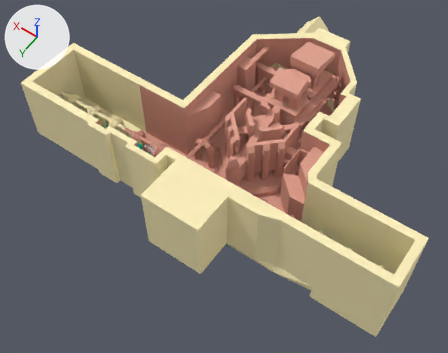
What one commit did to the Blender file assets/lvl/Despina.blend.
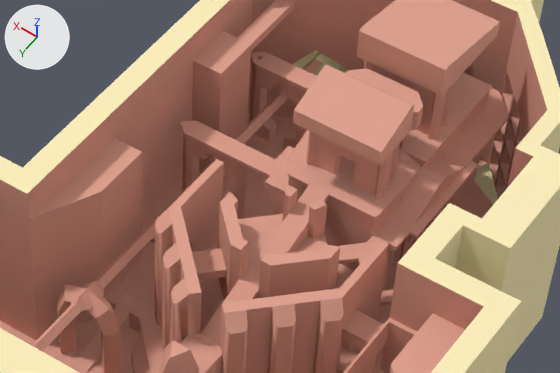
Old and new are each drawn whole from a 50 mm lens placed at (-125.0, 246.0, 302.0), pointed at (18.0, 47.0, -11.0) and again close up on the part from 39% to 79% of the width and 13% to 47% of the height. The axes (+X, +Y, +Z) are drawn at upper left. The lights are the same throughout.
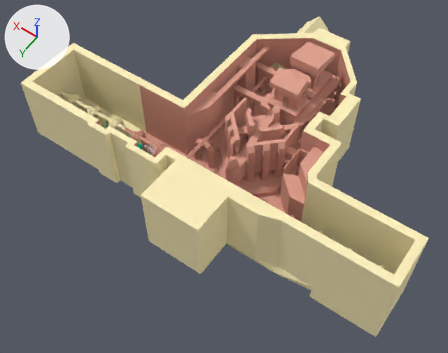
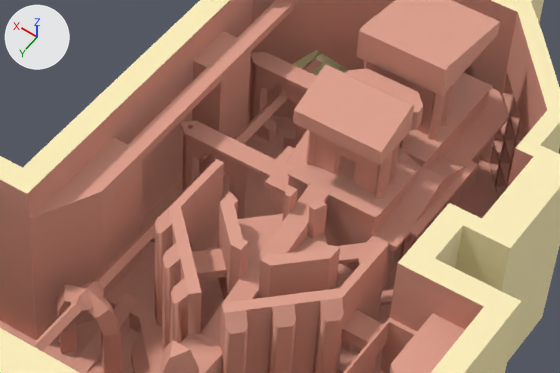
Changed parts and their boxes [x1, y1, x2, y2] in the close-ups (560 x 373 px):
part 1 of me_cube_011, built on: before [73, 31, 315, 298]; after [73, 31, 498, 298]

The edits, one by one:
me_cube_011 is used by ob_cube_011; location (3.2, 92.2, 13.4).
me_cube_011 had 3412 vertices, 3662 faces, 3 loose edges and spanned x -72.0..100.0, y -150.0..18.0, z -38.0..33.0.
me_cube_011 now has 3440 vertices, 3700 faces, 3 loose edges and spans x -72.0..100.0, y -150.0..18.0, z -38.0..33.0.
Part 1, on me_cube_011:
23 vertices are removed from x 8.0..37.0, y -134.0..-115.0, z -20.0..7.0.
48 faces are deleted.
2 vertices move from x 19.0..22.0, y -135.0..-125.0, z -18.0 to x 20.0, y -136.0..-126.0, z -18.0.
51 vertices are added at x -1.0..41.0, y -134.0..-70.0, z -19.0..17.0.
86 new faces join them, mat_accessible (beige #e2a492).
